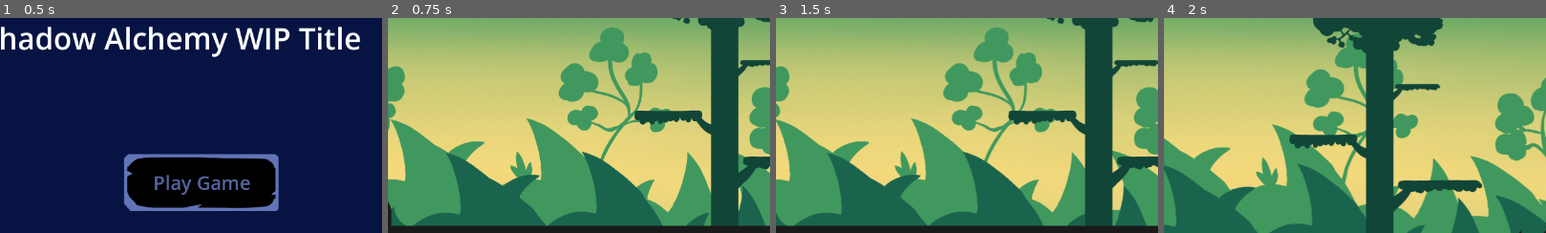
Above: before the commit, frames 1-4 (left to right).
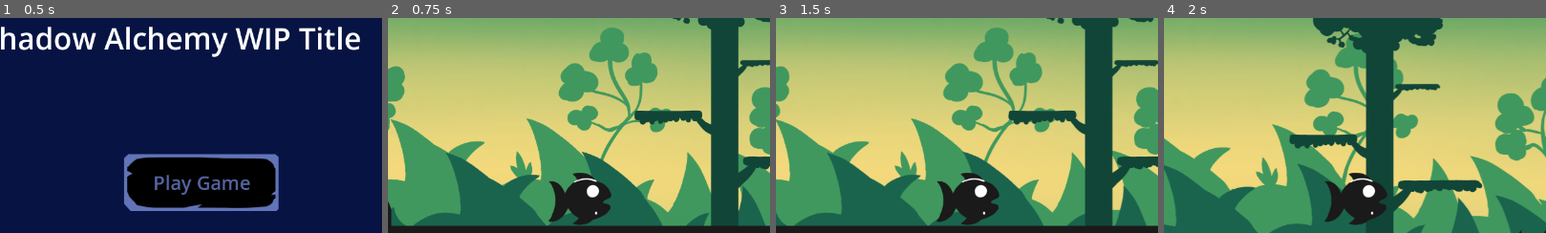
Above: after the commit, the same moments.

Repository: NicholasFlood2000/PirateSoftwareShadowAlchemy
Game: Godot game, scene res://Scenes/MainMenu.tscn
The game is run twice, just before and just after one commit, with the same random seed, the same clock (stepped at 60 frames per second) and the same inputs.
Inputs:
- Up to frame 1 (0.5 s): no input
- Up to frame 2 (0.75 s): click "Play Game" at 0.5 s
- Up to frame 3 (1.5 s): tap Enter at 1.25 s; hold D (MoveRight) from 1.28 s (still down); tap J (Interact) at 1.35 s
- Up to frame 4 (2 s): keep holding D (MoveRight); tap Space (Jump) at 1.52 s
The pictures show only the part of the screen within x 25-75%, y 8-58%; the shares and areas given below are measured in that part.

Frame 1 is identical in both runs. In frame 2, 2.6% of the frame differs, in the area x 42-59%, y 72-97%; in frame 3, 2.6%; in frame 4, 2.6%.

Commit message:
Added the fish animations

Diff:
--- a/Scenes/player.tscn
+++ b/Scenes/player.tscn
@@ -109,6 +109,30 @@
 "update": 1,
 "values": [false]
 }
+tracks/8/type = "value"
+tracks/8/imported = false
+tracks/8/enabled = true
+tracks/8/path = NodePath("sprite/fish_sprite:visible")
+tracks/8/interp = 1
+tracks/8/loop_wrap = true
+tracks/8/keys = {
+"times": PackedFloat32Array(0),
+"transitions": PackedFloat32Array(1),
+"update": 1,
+"values": [true]
+}
+tracks/9/type = "value"
+tracks/9/imported = false
+tracks/9/enabled = true
+tracks/9/path = NodePath("sprite/fish_sprite/FinsSheet:frame")
+tracks/9/interp = 1
+tracks/9/loop_wrap = true
+tracks/9/keys = {
+"times": PackedFloat32Array(0),
+"transitions": PackedFloat32Array(1),
+"update": 1,
+"values": [0]
+}
 
 [sub_resource type="Animation" id="Animation_3ocei"]
 resource_name = "climbing"
@@ -172,6 +196,18 @@
 "update": 1,
 "values": [false]
 }
+tracks/5/type = "value"
+tracks/5/imported = false
+tracks/5/enabled = true
+tracks/5/path = NodePath("sprite/fish_sprite:visible")
+tracks/5/interp = 1
+tracks/5/loop_wrap = true
+tracks/5/keys = {
+"times": PackedFloat32Array(0),
+"transitions": PackedFloat32Array(1),
+"update": 1,
+"values": [false]
+}
 
 [sub_resource type="Animation" id="Animation_gx30m"]
 resource_name = "climbing_idle"
@@ -235,6 +271,18 @@
 "update": 1,
 "values": [false]
 }
+tracks/5/type = "value"
+tracks/5/imported = false
+tracks/5/enabled = true
+tracks/5/path = NodePath("sprite/fish_sprite:visible")
+tracks/5/interp = 1
+tracks/5/loop_wrap = true
+tracks/5/keys = {
+"times": PackedFloat32Array(0),
+"transitions": PackedFloat32Array(1),
+"update": 1,
+"values": [false]
+}
 
 [sub_resource type="Animation" id="Animation_7cwi4"]
 resource_name = "fall"
@@ -299,6 +347,18 @@
 "update": 1,
 "values": [false]
 }
+tracks/5/type = "value"
+tracks/5/imported = false
+tracks/5/enabled = true
+tracks/5/path = NodePath("sprite/fish_sprite:visible")
+tracks/5/interp = 1
+tracks/5/loop_wrap = true
+tracks/5/keys = {
+"times": PackedFloat32Array(0),
+"transitions": PackedFloat32Array(1),
+"update": 1,
+"values": [false]
+}
 
 [sub_resource type="Animation" id="Animation_o2tiu"]
 resource_name = "idle"
@@ -374,6 +434,18 @@
 "update": 1,
 "values": [false]
 }
+tracks/6/type = "value"
+tracks/6/imported = false
+tracks/6/enabled = true
+tracks/6/path = NodePath("sprite/fish_sprite:visible")
+tracks/6/interp = 1
+tracks/6/loop_wrap = true
+tracks/6/keys = {
+"times": PackedFloat32Array(0),
+"transitions": PackedFloat32Array(1),
+"update": 1,
+"values": [false]
+}
 
 [sub_resource type="Animation" id="Animation_d1fjj"]
 resource_name = "jump"
@@ -444,6 +516,18 @@
 tracks/5/interp = 1
 tracks/5/loop_wrap = true
 tracks/5/keys = {
+"times": PackedFloat32Array(0),
+"transitions": PackedFloat32Array(1),
+"update": 1,
+"values": [false]
+}
+tracks/6/type = "value"
+tracks/6/imported = false
+tracks/6/enabled = true
+tracks/6/path = NodePath("sprite/fish_sprite:visible")
+tracks/6/interp = 1
+tracks/6/loop_wrap = true
+tracks/6/keys = {
 "times": PackedFloat32Array(0),
 "transitions": PackedFloat32Array(1),
 "update": 1,
@@ -526,6 +610,18 @@
 "update": 1,
 "values": [false]
 }
+tracks/6/type = "value"
+tracks/6/imported = false
+tracks/6/enabled = true
+tracks/6/path = NodePath("sprite/fish_sprite:visible")
+tracks/6/interp = 1
+tracks/6/loop_wrap = true
+tracks/6/keys = {
+"times": PackedFloat32Array(0),
+"transitions": PackedFloat32Array(1),
+"update": 1,
+"values": [false]
+}
 
 [sub_resource type="Animation" id="Animation_b7g7h"]
 resource_name = "walk"
@@ -604,6 +700,18 @@
 "update": 1,
 "values": [false]
 }
+tracks/6/type = "value"
+tracks/6/imported = false
+tracks/6/enabled = true
+tracks/6/path = NodePath("sprite/fish_sprite:visible")
+tracks/6/interp = 1
+tracks/6/loop_wrap = true
+tracks/6/keys = {
+"times": PackedFloat32Array(0),
+"transitions": PackedFloat32Array(1),
+"update": 1,
+"values": [false]
+}
 
 [sub_resource type="Animation" id="Animation_bquhx"]
 resource_name = "fish_idle"
@@ -618,6 +726,18 @@
 "transitions": PackedFloat32Array(1),
 "update": 1,
 "values": [false]
+}
+tracks/1/type = "value"
+tracks/1/imported = false
+tracks/1/enabled = true
+tracks/1/path = NodePath("sprite/fish_sprite:visible")
+tracks/1/interp = 1
+tracks/1/loop_wrap = true
+tracks/1/keys = {
+"times": PackedFloat32Array(0),
+"transitions": PackedFloat32Array(1),
+"update": 1,
+"values": [true]
 }
 
 [sub_resource type="Animation" id="Animation_gbbbx"]
@@ -658,6 +778,18 @@
 "update": 1,
 "values": [true]
 }
+tracks/3/type = "value"
+tracks/3/imported = false
+tracks/3/enabled = true
+tracks/3/path = NodePath("sprite/fish_sprite:visible")
+tracks/3/interp = 1
+tracks/3/loop_wrap = true
+tracks/3/keys = {
+"times": PackedFloat32Array(0),
+"transitions": PackedFloat32Array(1),
+"update": 1,
+"values": [false]
+}
 
 [sub_resource type="Animation" id="Animation_ig1ja"]
 resource_name = "mole_moving"
@@ -700,6 +832,60 @@
 "update": 1,
 "values": [true]
 }
+tracks/3/type = "value"
+tracks/3/imported = false
+tracks/3/enabled = true
+tracks/3/path = NodePath("sprite/fish_sprite:visible")
+tracks/3/interp = 1
+tracks/3/loop_wrap = true
+tracks/3/keys = {
+"times": PackedFloat32Array(0),
+"transitions": PackedFloat32Array(1),
+"update": 1,
+"values": [false]
+}
+
+[sub_resource type="Animation" id="Animation_pej5s"]
+resource_name = "fish_swim"
+length = 0.2
+loop_mode = 1
+step = 0.05
+tracks/0/type = "value"
+tracks/0/imported = false
+tracks/0/enabled = true
+tracks/0/path = NodePath("sprite/mole_sprite:visible")
+tracks/0/interp = 1
+tracks/0/loop_wrap = true
+tracks/0/keys = {
+"times": PackedFloat32Array(0),
+"transitions": PackedFloat32Array(1),
+"update": 1,
+"values": [false]
+}
+tracks/1/type = "value"
+tracks/1/imported = false
+tracks/1/enabled = true
+tracks/1/path = NodePath("sprite/fish_sprite:visible")
+tracks/1/interp = 1
+tracks/1/loop_wrap = true
+tracks/1/keys = {
+"times": PackedFloat32Array(0),
+"transitions": PackedFloat32Array(1),
+"update": 1,
+"values": [true]
+}
+tracks/2/type = "value"
+tracks/2/imported = false
+tracks/2/enabled = true
+tracks/2/path = NodePath("sprite/fish_sprite/FinsSheet:frame")
+tracks/2/interp = 1
+tracks/2/loop_wrap = true
+tracks/2/keys = {
+"times": PackedFloat32Array(0, 0.05, 0.1, 0.15),
+"transitions": PackedFloat32Array(1, 1, 1, 1),
+"update": 1,
+"values": [0, 1, 2, 1]
+}
 
 [sub_resource type="AnimationLibrary" id="AnimationLibrary_3y805"]
 _data = {
@@ -708,6 +894,7 @@
 "climbing_idle": SubResource("Animation_gx30m"),
 "fall": SubResource("Animation_7cwi4"),
 "fish_idle": SubResource("Animation_bquhx"),
+"fish_swim": SubResource("Animation_pej5s"),
 "idle": SubResource("Animation_o2tiu"),
 "jump": SubResource("Animation_d1fjj"),
 "mole_idle": SubResource("Animation_gbbbx"),
@@ -817,7 +1004,6 @@
 hframes = 9
 
 [node name="fish_sprite" type="Sprite2D" parent="sprite"]
-visible = false
 texture = ExtResource("3_xq8qj")
 
 [node name="FinsSheet" type="Sprite2D" parent="sprite/fish_sprite"]
Not shown: 1 places in Scenes/player.tscn that only renumber resources
